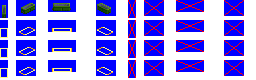
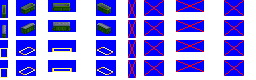
Layered file, before and after one edit (256×80). Changes by layer:
added layer "Layer 2" above "medium hopper" over 2, 22, 111, 38
painted on "medium hopper" over 2, 23, 111, 38
painted on "Layer 1" over 0, 27, 113, 38
